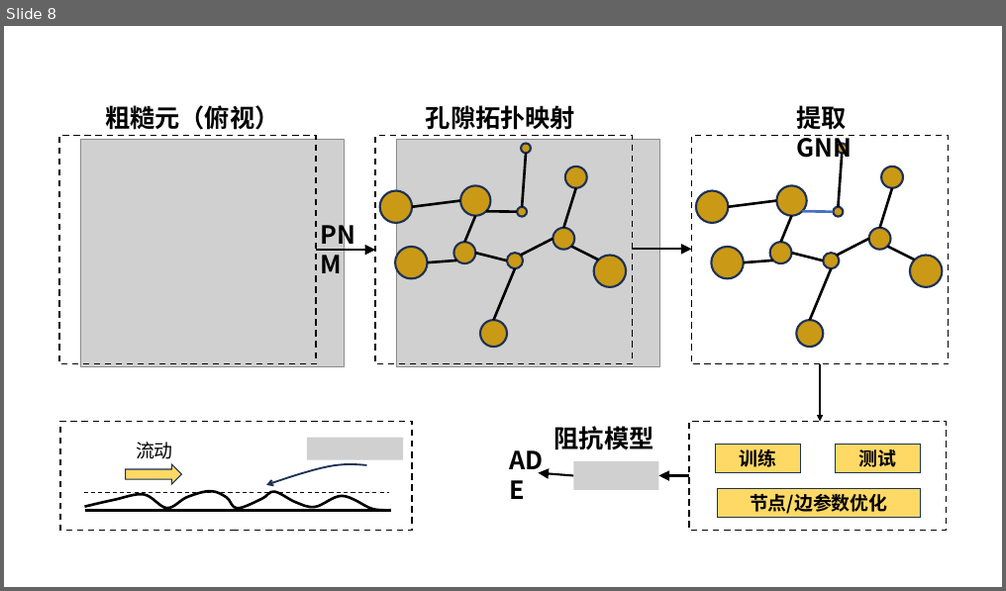
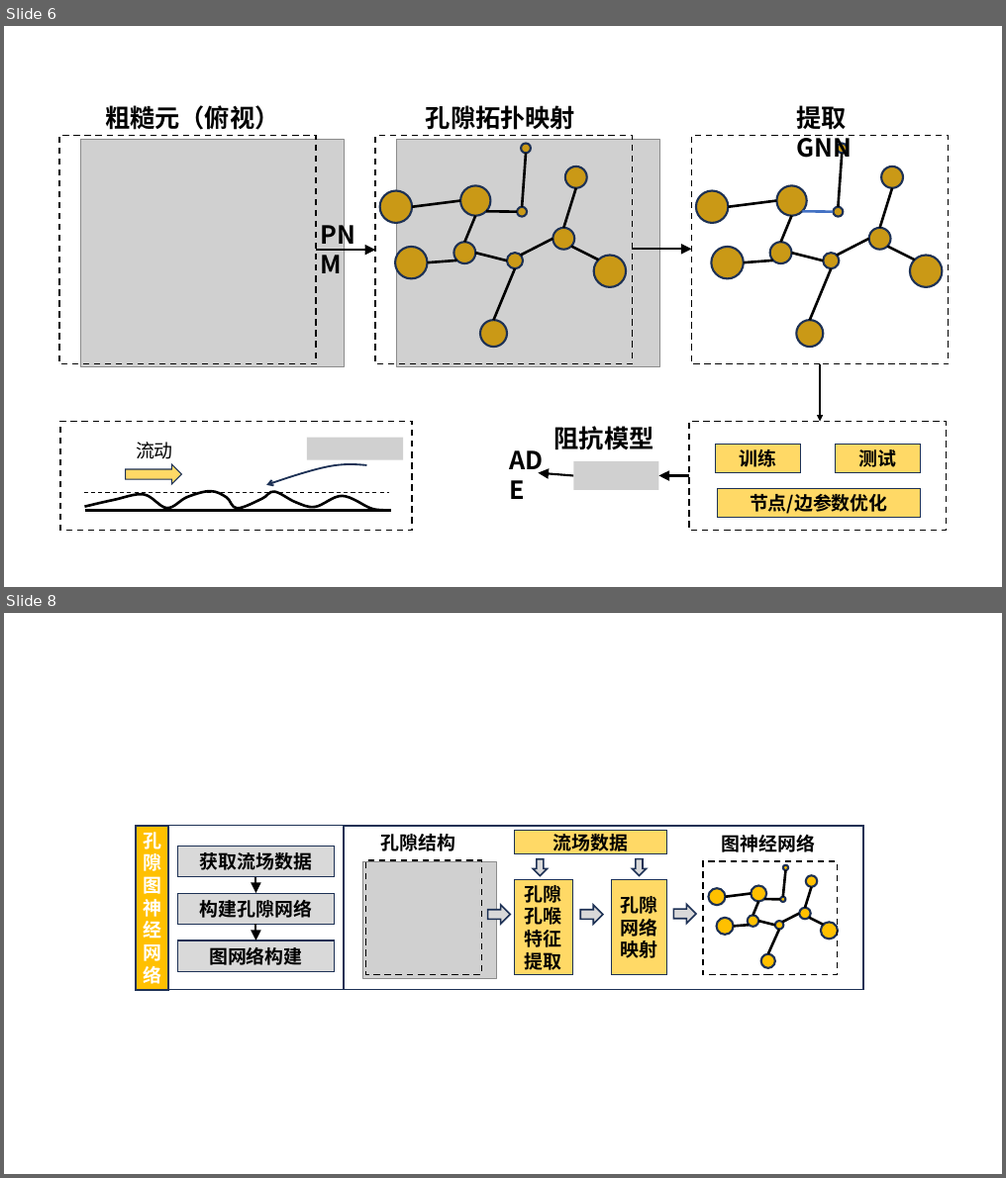
Before and after one commit to ychen0322/research, a slide deck: 2026青年基金/figs/技术路线图.pptx. Shown one above the other, each under a label of ours: slide 8 before the commit, slides 6 and 8 after it; the slides between them are not shown. The pictures are 1006x591 and 1006x1178 pixels, drawn with LibreOffice and Linux fonts; fonts in the diff are those of the drawing; grey boxes stand for pictures. Boxes give left, top, right and bottom in pixels: in the first picture for what was removed or moved away, otherwise in the second. Text is boxed around its words. In the diff, an @@ line names an element or a change of style, - is before the commit and + after.

```diff
--- a/2026青年基金/figs/技术路线图.pptx
+++ b/2026青年基金/figs/技术路线图.pptx
@@ slide 8 added at (4, 613, 1002, 1174), background #FFFFFF @@
@@ group added at (136, 826, 864, 990): 11 rounded rectangles, 11 ellipses, 10 lines, 5 down arrows, 2 rectangles, 2 arrows, 1 picture @@
+孔隙图神经网络
+获取流场数据
+构建孔隙网络
+图网络构建
+孔隙结构
+图神经网络
+流场数据
+孔隙孔喉特征提取
+孔隙网络映射
@@ what was slide 8 is now slide 6 @@
```
Also in this commit, not shown: 4 other slides added, 2 slides removed, 7 other files.
